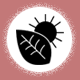
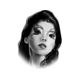
Layer changes from the first 80 × 80 image to the second:
added layer "Calque 3" in group "Blessings" over [17, 10, 62, 69]
hid "Photosynthesis" over [16, 14, 64, 65]
hid "Calque 2" over [0, 0, 80, 80]
